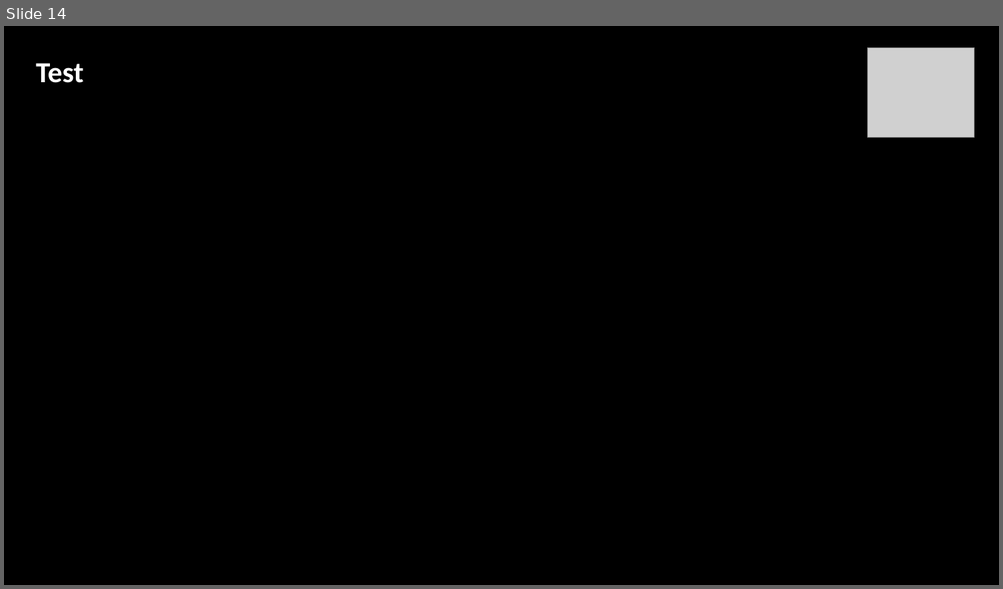
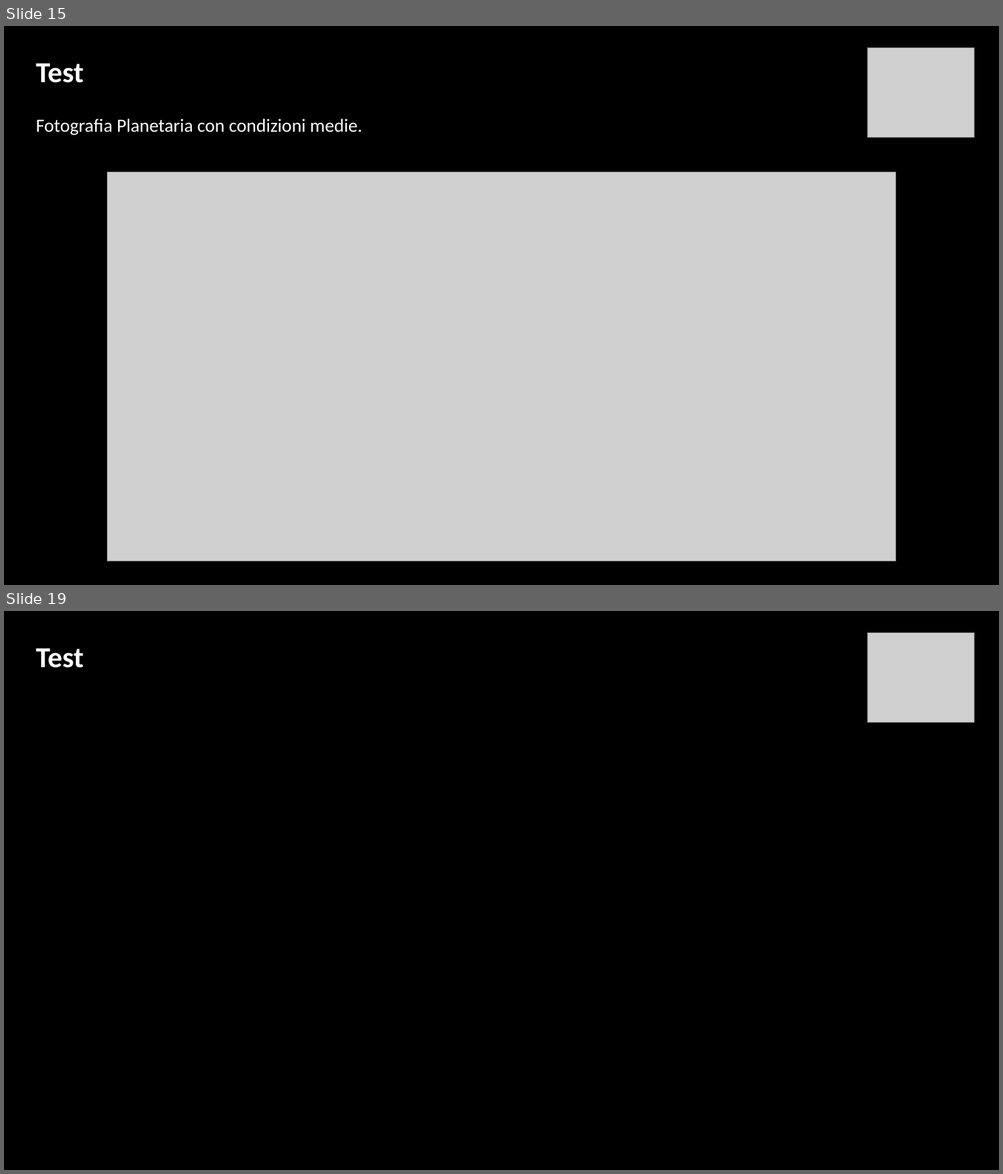
Before and after one commit to Ignazio-Emanuele-Picciche/AstrofotografiaModellistica, a slide deck: AstrofotografiaProgetto.pptx. Shown one above the other, each under a label of ours: slide 14 before the commit, slides 15 and 19 after it; the slides between them are not shown. The pictures are 1003x589 and 1003x1174 pixels, drawn with LibreOffice and Linux fonts; fonts in the diff are those of the drawing; grey boxes stand for pictures; background and template pictures are left out. Boxes give left, top, right and bottom in pixels: in the first picture for what was removed or moved away, otherwise in the second. Text is boxed around its words. In the diff, an @@ line names an element or a change of style, - is before the commit and + after.

Commit message:
implementati i casi di test del ppt

```diff
--- a/AstrofotografiaProgetto.pptx
+++ b/AstrofotografiaProgetto.pptx
@@ slide 15 added at (4,26,999,585), background picture (left out) @@
@@ picture added at (868,47,975,137) @@
@@ text added at (36,63,83,83), 28 pt, text #FFFFFF, bold @@
+Test
@@ text added at (36,118,362,136), 18 pt, text #FFFFFF @@
+Fotografia Planetaria con condizioni medie.
@@ picture added at (108,173,896,562) @@
@@ what was slide 14 is now slide 19 @@
```
Also in this commit, not shown: 5 slides changed, 4 other slides added.
